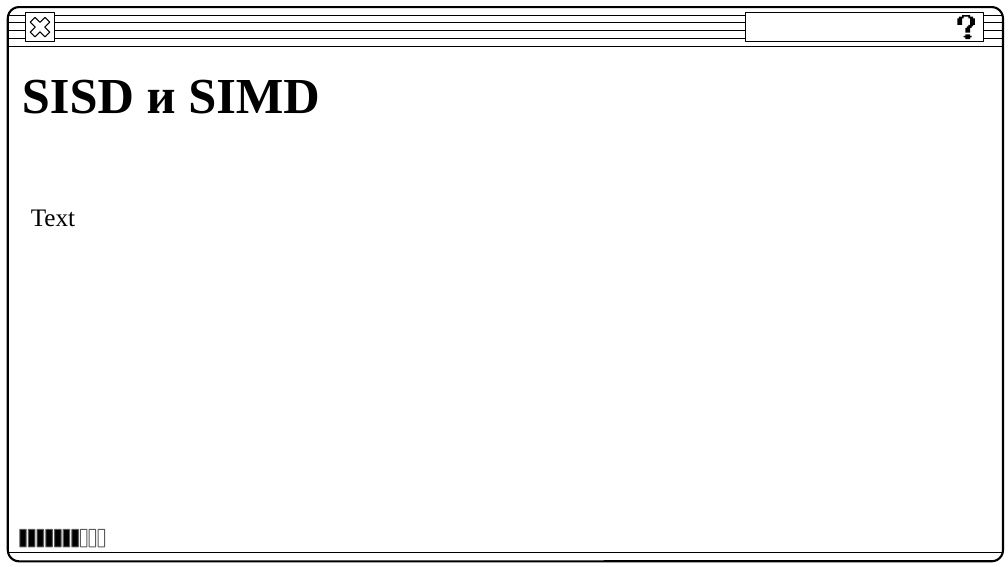
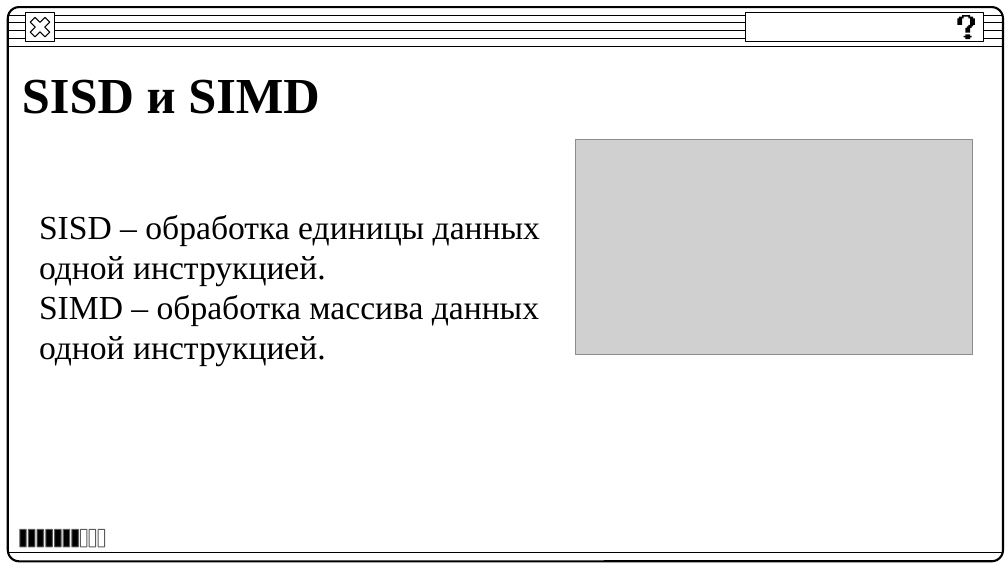
Before and after one commit to BakaKrt/DiplomAPI, a slide deck: slide 7 of ВКР/ВКР.pptx. Drawn at 1008x567 pixels with LibreOffice and Linux fonts; fonts in the diff are those of the drawing; grey boxes stand for pictures. Boxes give left, top, right and bottom in pixels: in the first picture for what was removed or moved away, otherwise in the second. Text is boxed around its words. In the diff, an @@ line names an element or a change of style, - is before the commit and + after.

```diff
--- a/ВКР/ВКР.pptx
+++ b/ВКР/ВКР.pptx
@@ picture added at (x1=576, y1=140, x2=973, y2=355) @@
@@ text removed at (x1=31, y1=209, x2=75, y2=227) @@
-Text
@@ text added at (x1=39, y1=215, x2=540, y2=366), 24 pt, text #000000 @@
+SISD – обработка единицы данных одной инструкцией.
+SIMD – обработка массива данных одной инструкцией.
```
Also in this commit, not shown: 7 other slides changed, 3 other files.
